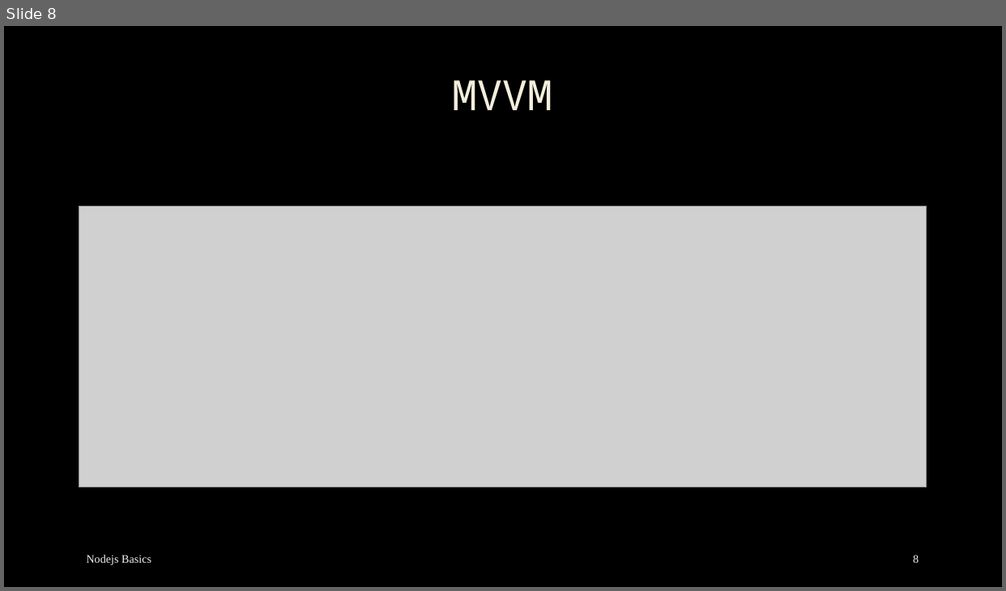
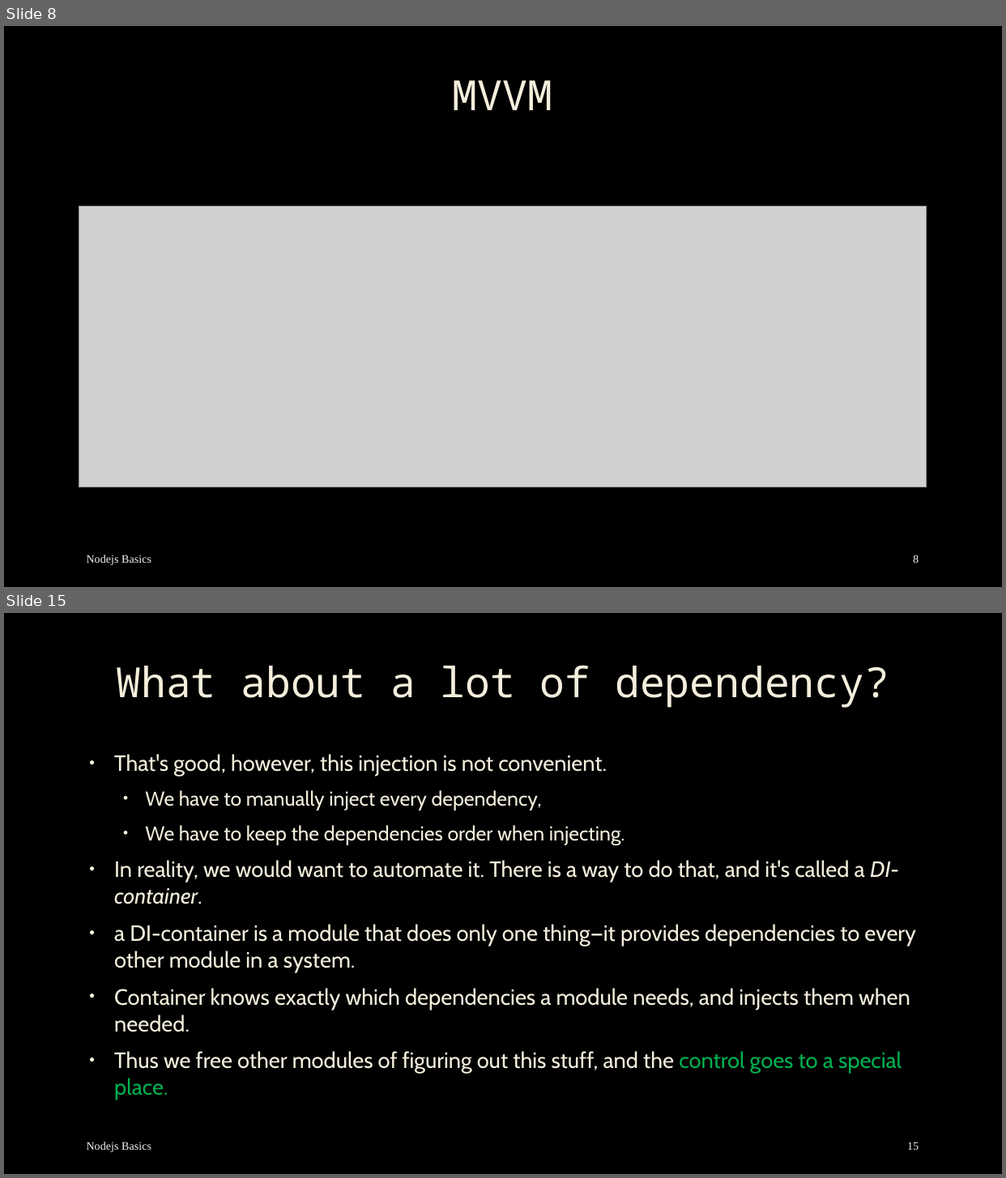
Before and after one commit to mostafa8026/nestjs-course, a slide deck: dp/dp-02.pptx. Shown one above the other, each under a label of ours: slide 8 before the commit, slides 8 and 15 after it; the slides between them are not shown. The pictures are 1006x591 and 1006x1178 pixels, drawn with LibreOffice and Linux fonts; fonts in the diff are those of the drawing; grey boxes stand for pictures; background and template pictures are left out. Boxes give left, top, right and bottom in pixels: in the first picture for what was removed or moved away, otherwise in the second. Text is boxed around its words. In the diff, an @@ line names an element or a change of style, - is before the commit and + after.

```diff
--- a/dp/dp-02.pptx
+++ b/dp/dp-02.pptx
@@ slide 15 added at [4, 613, 1002, 1174], background picture (left out) @@
@@ title added at [117, 665, 889, 708], 40 pt, text #F4EEDC @@
+What about a lot of dependency?
@@ text added at [114, 754, 916, 1100], 21.3 pt, text #F4EEDC @@
+• That's good, however, this injection is not convenient.
+  • We have to manually inject every dependency,
+  • We have to keep the dependencies order when injecting.
+• In reality, we would want to automate it. There is a way to do that, and it's called a DI-container.
+• a DI-container is a module that does only one thing—it provides dependencies to every other module in a system.
+• Container knows exactly which dependencies a module needs, and injects them when needed.
+• Thus we free other modules of figuring out this stuff, and the control goes to a special place.
@@ text added at [87, 1142, 151, 1152], 11 pt, text #F2F2F2 @@
+Nodejs Basics
@@ page number added at [907, 1142, 918, 1150], 11 pt, text #F2F2F2 @@
+15
```
Also in this commit, not shown: 2 slides changed, 7 other slides added, 1 slide removed, 8 other files.
